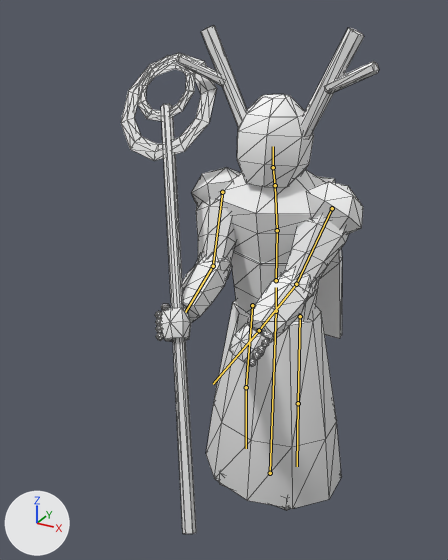
A saved change to the glTF model client/public/assets/models/null_warden.glb.
One viewpoint serves both versions: a 50 mm lens placed at (0.96, -2.2, 2.07), pointed at (-0.06, -0.35, 1.15). The axes (+X, +Y, +Z) are drawn at lower left. The lights are the same throughout. The older version comes first. Both versions are drawn at frame 24 of the action 'cast'; the numbers are the values there. The bones that change, and the others that lie on the model, are drawn over the model as lines. Mesh edges are drawn as thin lines.

In view in the first picture: 'null_warden'.
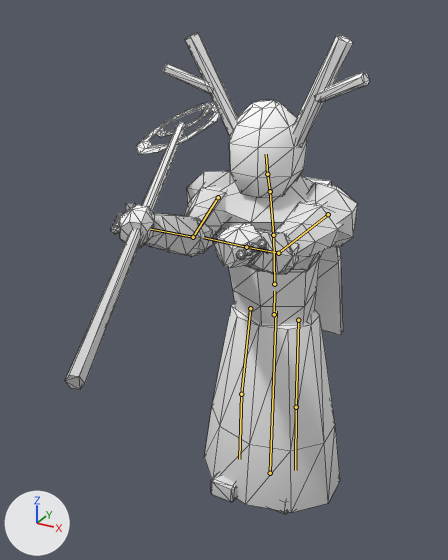
The edits, one by one:
Bone 'hips' (bone_hips) moves from (0.0, 0.0, 0.0) to (0.0, -0.008, 0.017).
Bone 'spine' (bone_spine) turns from (0, 0, 0) to (4, 0, 0) degrees about its own x, y and z.
Bone 'head' (bone_head) turns from (-2, 0, 0) to (2, 0, 0) degrees about its own x, y and z.
Bone 'upper_arm.L' (bone_upper_arm_l) turns from (-39, 0, 15) to (-84, 0, 20) degrees about its own x, y and z.
Bone 'upper_arm.R' (bone_upper_arm_r) turns from (-39, 0, -15) to (-84, 0, -20) degrees about its own x, y and z.
Bone 'thigh.R' (bone_thigh_r) turns from (0, 0, 0) to (-4, 0, 0) degrees about its own x, y and z.

Changed parts and their boxes [x1, y1, x2, y2] in the pictures (448 x 560 px):
'null_warden', posed (18% wider): before [121, 26, 379, 534]; after [65, 32, 369, 514]
bone 'hips', root to tip: before (276, 311) to (276, 287); after (274, 314) to (274, 291)
bone 'spine', root to tip: before (276, 280) to (277, 230); after (274, 284) to (273, 235)
bone 'head', root to tip: before (273, 167) to (273, 146); after (267, 174) to (266, 154)
bone 'upper_arm.L', root to tip: before (332, 208) to (296, 284); after (328, 214) to (278, 253)
bone 'upper_arm.R', root to tip: before (222, 192) to (213, 266); after (218, 197) to (193, 237)
bone 'thigh.R', root to tip: before (252, 305) to (246, 387); after (250, 308) to (241, 394)
